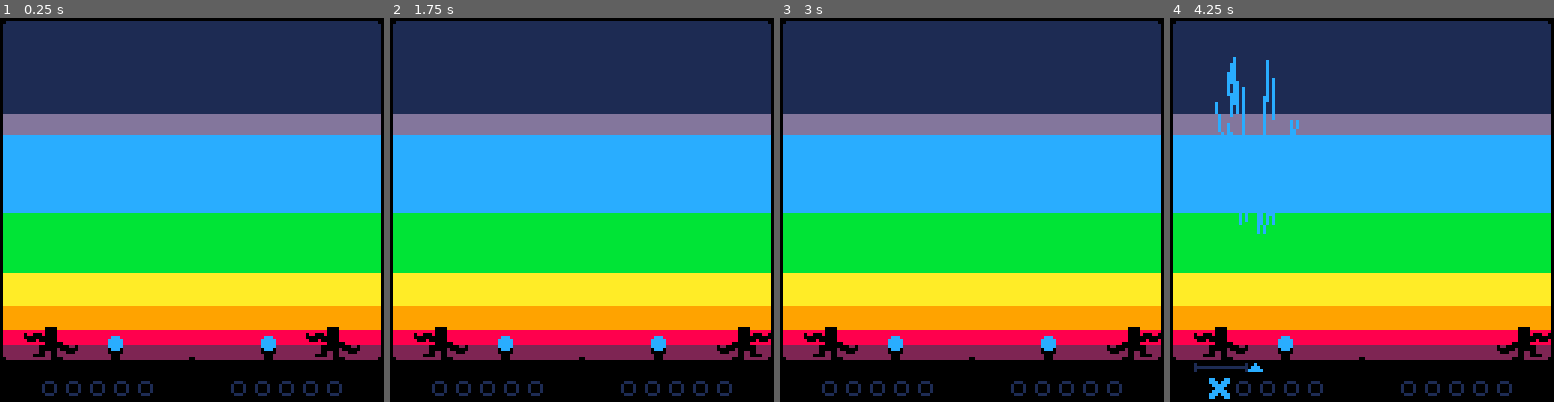
Above: before the commit, frames 1-4 (left to right).
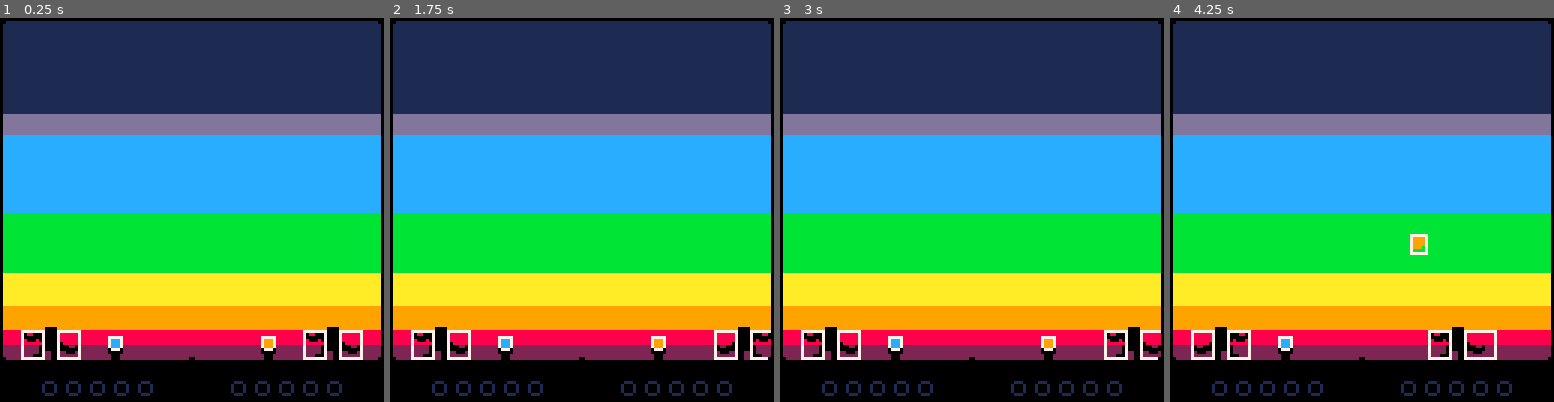
Above: after the commit, the same moments.

Repository: aylanonsense/juggle-panic
Game: PICO-8 cartridge cart-revised.p8
The game is run twice, just before and just after one commit, with the same random seed, the same clock (stepped at 60 frames per second) and the same inputs.
Inputs:
- Up to frame 1 (0.25 s): no input
- Up to frame 2 (1.75 s): tap X (X key) at 0.33, 1.07 s; tap O (Z key) at 0.7, 1.7 s; hold Right from 1.6 s (still down)
- Up to frame 3 (3 s): tap X (X key) at 1.85, 2.97 s; release Right at 2.1 s; tap O (Z key) at 2.1, 2.5, 2.9 s; hold Up 2.15-2.42 s; hold Right from 2.47 s (still down)
- Up to frame 4 (4.25 s): release Right at 3.03 s; hold Left 3.08-3.58 s; tap O (Z key) at 3.3, 3.7, 4.1 s; hold Down 3.63-3.97 s; hold Right from 4.02 s (still down); tap X (X key) at 4.08 s

The runs differ from the first frame. In frame 1, 1.0% of the frame differs, in the area x 5-95%, y 81-90%; in frame 2, 0.9%; in frame 3, 1.4%; in frame 4, 3.9%, in the area x 5-100%, y 10-100%.

Commit message:
Starting to add a concept of ball speed, fixing some throwing bugs, and fine-tuning hitboxes

Diff:
--- a/cart-revised.p8
+++ b/cart-revised.p8
@@ -51,6 +51,10 @@
 function noop() end
 
 local debug_mode=true
+local skip_rate=15
+local skip_rate_active=false
+local skip_frames
+
 local controllers={1,0}
 local catch_fudge=1
 local left_wall_x=1
@@ -77,6 +81,8 @@
 local screen_shake_frames
 local standstill_frames
 local occasional_ball_spawn_frames
+local next_occasional_ball_spawn
+local ball_speed_rating
 local entities
 local new_entities
 local jugglers
@@ -122,7 +128,14 @@
 			-- move horizontally when left/right buttons are pressed
 			self.move_x=ternary(buttons[controller][1],1,0)-
 				ternary(buttons[controller][0],1,0)
-			local move_speed=1+ternary(self.left_hand_ball,0,1)+ternary(self.right_hand_ball,0,1)
+			local move_speed
+			if self.left_hand_ball and self.right_hand_ball then
+				move_speed=1
+			elseif self.left_hand_ball or self.right_hand_ball then
+				move_speed=2
+			else
+				move_speed=4
+			end
 			self.vx=move_speed*self.move_x
 			-- don't move if forced to be stationary (during throws/catches)
 			if self.stationary_frames>0 then
@@ -140,7 +153,7 @@
 			end
 			-- throw balls
 			decrement_counter_prop(self,"throw_cooldown_frames")
-			if (buffered_button_presses[controller][4]>0 or buffered_button_presses[controller][5]>0) and self.throw_cooldown_frames<=0 then
+			if self.throw_cooldown_frames<=0  and (buffered_button_presses[controller][4]>0 or buffered_button_presses[controller][5]>0 or (debug_mode and (buttons[controller][4] or buttons[controller][5]))) then
 				buffered_button_presses[controller][4]=0
 				buffered_button_presses[controller][5]=0
 				local preferred_throw_hand=ternary(self.most_recent_catch_hand=="left","right","left")
@@ -161,16 +174,19 @@
 				local thrown_ball
 				if self.left_hand_ball and (preferred_throw_hand=="left" or not self.right_hand_ball) then
 					self.sprite_flipped=false
+					self:calc_sprite_num()
 					self:reposition_held_balls()
 					thrown_ball=self.left_hand_ball
 					self.left_hand_ball=nil
 				elseif self.right_hand_ball then
 					self.sprite_flipped=true
+					self:calc_sprite_num()
 					self:reposition_held_balls()
 					thrown_ball=self.right_hand_ball
 					self.right_hand_ball=nil
 				end
 				if thrown_ball then
+					-- figure out throw distance
 					local throw_dist=63
 					local ball_center=thrown_ball.x+thrown_ball.width/2
 					local landing_x=ball_center+self.throw_dir*throw_dist
@@ -181,7 +197,14 @@
 					if landing_x==mid(midpoint_x,landing_x,midpoint_x+4) then
 						throw_dist=self.throw_dir*(midpoint_x+4-ball_center)
 					end
-					thrown_ball:throw(self.throw_dir*throw_dist,80,20)
+					-- figure out throw duration
+					local throw_dur=mid(6,flr(150/(1+ball_speed_rating/3)),100)
+					-- figure out throw height
+					local throw_height=77
+					-- throw the ball!
+					thrown_ball:throw(self.throw_dir*throw_dist,throw_height,throw_dur)
+					-- balls travel faster and faster
+					ball_speed_rating+=1
 				end
 			end
 			-- catch balls
@@ -196,9 +219,9 @@
 							ball.spawner.held_ball=nil
 							ball.spawner=nil
 							ball.is_held_by_spawner=false
+							self.stationary_frames=max(1,self.stationary_frames)
+						else
 							self.stationary_frames=max(2,self.stationary_frames)
-						else
-							self.stationary_frames=max(3,self.stationary_frames)
 						end
 						self.anim_frames=20
 						self.anim="catch"
@@ -233,6 +256,43 @@
 				self.anim=nil
 				self.sprite_flipped=not self.sprite_flipped
 			end
+			self:calc_sprite_num()
+			if not self.anim then
+				increment_counter_prop(self,"wiggle_frames")
+				local wiggle_dur
+				if self.move_x==0 then
+					wiggle_dur=20
+				elseif self.left_hand_ball and self.right_hand_ball then
+					wiggle_dur=12
+				elseif self.left_hand_ball or self.right_hand_ball then
+					wiggle_dur=6
+				else
+					wiggle_dur=3
+				end
+				if self.wiggle_frames>wiggle_dur then
+					self.sprite_flipped=not self.sprite_flipped
+					self.wiggle_frames=0
+				end
+			end
+			-- reposition any held balls
+			self:reposition_held_balls()
+		end,
+		draw=function(self)
+			-- self:draw_outline(14)
+			pal(7,0)
+			draw_sprite(0,8+14*self.sprite_num,18,14,self.x,self.y-3,self.sprite_flipped)
+			-- draw hitboxes
+			if debug_mode then
+				pal()
+				if self.left_hand_hitbox then
+					rect(self.left_hand_hitbox.x+0.5,self.left_hand_hitbox.y+0.5,self.left_hand_hitbox.x+self.left_hand_hitbox.width-0.5,self.left_hand_hitbox.y+self.left_hand_hitbox.height-0.5,7)
+				end
+				if self.right_hand_hitbox then
+					rect(self.right_hand_hitbox.x+0.5,self.right_hand_hitbox.y+0.5,self.right_hand_hitbox.x+self.right_hand_hitbox.width-0.5,self.right_hand_hitbox.y+self.right_hand_hitbox.height-0.5,7)
+				end
+			end
+		end,
+		calc_sprite_num=function(self)
 			if self.anim=="catch" then
 				self.sprite_num=2
 			elseif self.anim=="throw" then
@@ -240,28 +300,6 @@
 			else
 				self.sprite_num=0
 			end
-			if not self.anim then
-				increment_counter_prop(self,"wiggle_frames")
-				if self.wiggle_frames>ternary(self.move_x==0,20,4) then
-					self.sprite_flipped=not self.sprite_flipped
-					self.wiggle_frames=0
-				end
-			end
-			-- reposition any held balls
-			self:reposition_held_balls()
-		end,
-		draw=function(self)
-			-- self:draw_outline(14)
-			pal(7,0)
-			draw_sprite(0,8+14*self.sprite_num,18,14,self.x,self.y-3,self.sprite_flipped)
-			-- draw hitboxes
-			-- pal()
-			-- if self.left_hand_hitbox then
-			-- 	rect(self.left_hand_hitbox.x+0.5,self.left_hand_hitbox.y+0.5,self.left_hand_hitbox.x+self.left_hand_hitbox.width-0.5,self.left_hand_hitbox.y+self.left_hand_hitbox.height-0.5,7)
-			-- end
-			-- if self.right_hand_hitbox then
-			-- 	rect(self.right_hand_hitbox.x+0.5,self.right_hand_hitbox.y+0.5,self.right_hand_hitbox.x+self.right_hand_hitbox.width-0.5,self.right_hand_hitbox.y+self.right_hand_hitbox.height-0.5,7)
-			-- end
 		end,
 		calc_hand_hitboxes=function(self)
 			if self.left_hand_ball then
@@ -270,7 +308,7 @@
 				self.left_hand_hitbox={
 					x=self.x,
 					y=self.y+1,
-					width=6,
+					width=7,
 					height=self.height-1
 				}
 				if self.vx<0 then
@@ -292,9 +330,9 @@
 				self.right_hand_hitbox=nil
 			else
 				self.right_hand_hitbox={
-					x=self.x+self.width-6,
+					x=self.x+self.width-7,
 					y=self.y+1,
-					width=6,
+					width=7,
 					height=self.height-1
 				}
 				if self.vx>0 then
@@ -319,7 +357,7 @@
 			if self.sprite_num==2 then
 				lx,ly,rx,ry=7,2,7,8
 			elseif self.sprite_num==1 then
-				lx,ly,rx,ry=7,1,7,7
+				lx,ly,rx,ry=7,4,7,7
 			else
 				lx,ly,rx,ry=7,3,7,7
 			end
@@ -445,17 +483,28 @@
 			-- balls that hit the ground die
 			if not self.is_held_by_juggler and not self.is_held_by_spawner and self.y>=ground_y-self.height then
 				self:die()
-				spawn_entity("ball_sparks",self.x,nil,{color=self.color})
 				shake_screen(10)
 				local player_num=ternary(self.x+self.width/2<midpoint_x,1,2)
 				jugglers[player_num].score_track:add_mark(self.color)
 				local juggler=jugglers[player_num]
 				juggler.icon:show(juggler)
-				local ball_icon=spawn_entity("ball_icon",self.x,ground_y,{color=self.color})
+				-- fudge the number of where the ball landed, to help convince the player they missed it
+				-- shhhh don't tell, it's for the best! ;)
+				local landing_x=self.x-self.vx
+				if self.x+self.width/2<juggler.x+juggler.width/2 then
+					landing_x=max(landing_x-3,left_wall_x)
+				else
+					landing_x=min(landing_x+3,right_wall_x-self.width)
+				end
+				-- spawn an icon and an explosion of sparks where the ball landed
+				local ball_icon=spawn_entity("ball_icon",landing_x,ground_y,{color=self.color})
+				spawn_entity("ball_sparks",landing_x,nil,{color=self.color})
 				if #juggler.score_track.marks>=5 then
 					change_scene("game-end")
 				end
 			end
+			-- recalculate hurtboxes again
+			self:calc_hurtbox()
 		end,
 		draw=function(self)
 			-- each ball has a color
@@ -524,6 +573,11 @@
 					draw_sprite(sx,sy,sw,sh,x,y,flip_horizontal,flip_vertical)
 				end
 			end
+			-- draw the hurtbox
+			if debug_mode and self.hurtbox then
+				pal()
+				rect(self.hurtbox.x+0.5,self.hurtbox.y+0.5,self.hurtbox.x+self.hurtbox.width-0.5,self.hurtbox.y+self.hurtbox.height-0.5,7)
+			end
 		end,
 		throw=function(self,distance,height,duration)
 			self.is_held_by_juggler=false
@@ -578,22 +632,24 @@
 		init=function(self)
 			self.particles={}
 			local i
-			for i=1,30 do
+			for i=1,50 do
 				local x,y=self.x+self.width/2,self.y+self.height
-				local speed=0.8+1*rnd()
+				local speed=0.2+3*rnd()*rnd()
 				add(self.particles,{
 					x=x,
 					y=y,
 					prev_x=x,
 					prev_y=y,
-					vx=(rnd(3)-1.5)*speed,
-					vy=-9*speed
+					vx=(rnd(1.2)+rnd(1.2)-1.2)*speed,
+					vy=-7*speed,
+					visibile_frames=rnd_int(5,40)
 				})
 			end
 		end,
 		update=function(self)
 			foreach(self.particles,function(particle)
-				particle.vy+=0.2
+				particle.vy*=0.95
+				particle.vx*=0.95
 				particle.prev_x=particle.x
 				particle.prev_y=particle.y
 				particle.x+=particle.vx
@@ -602,8 +658,9 @@
 		end,
 		draw=function(self)
 			foreach(self.particles,function(particle)
-				-- pset(particle.x,particle.y,1)
-				line(particle.prev_x+0.5,particle.prev_y+0.5,particle.x+0.5,particle.y+0.5,self.color)
+				if self.frames_alive<particle.visibile_frames then
+					line(particle.prev_x+0.5,particle.prev_y+0.5,particle.x+0.5,particle.y+0.5,self.color)
+				end
 			end)
 		end
 	},
@@ -919,9 +976,12 @@
 	buffered_button_presses={}
 	-- initialize game vars
 	game_frame=0
+	skip_frames=0
 	screen_shake_frames=0
 	standstill_frames=0
 	occasional_ball_spawn_frames=0
+	next_occasional_ball_spawn=1
+	ball_speed_rating=1
 	-- initialize entity vars
 	entities={}
 	new_entities={}
@@ -940,7 +1000,6 @@
 	end
 end
 
--- local skip_frames=0
 function _update()
 	-- keep track of inputs (because btnp repeats presses)
 	local p
@@ -963,7 +1022,18 @@
 			end
 		end
 	end
-	-- skip_frames+=1
+	-- in debug mode, press down to slow down the game
+	if debug_mode then
+		if button_presses[controllers[1]][3] or button_presses[controllers[2]][3] then
+			skip_rate_active=not skip_rate_active
+		end
+	end
+	if skip_rate_active then
+		skip_frames=increment_counter(skip_frames)
+		if skip_frames%skip_rate>0 then
+			return
+		end
+	end
 	-- if skip_frames%15>0 then return end
 	game_frame=increment_counter(game_frame)
 	screen_shake_frames=decrement_counter(screen_shake_frames)
@@ -992,8 +1062,11 @@
 		-- spawn a ball every now and then to make things interesting
 		occasional_ball_spawn_frames=decrement_counter(occasional_ball_spawn_frames)
 		if occasional_ball_spawn_frames<=0 then
-			local player_num=rnd_int(1,2)
-			jugglers[player_num].spawner:spawn_ball()
+			if jugglers[next_occasional_ball_spawn].spawner:spawn_ball() then
+				next_occasional_ball_spawn=3-next_occasional_ball_spawn
+			else
+				jugglers[3-next_occasional_ball_spawn].spawner:spawn_ball()
+			end
 		end
 	end
 	-- sort entities for updating
@@ -1090,6 +1163,7 @@
 	end
 	-- and then do stuff based on the scene
 	if scene=="title->game" then
+		ball_speed_rating=1
 		spawn_entity("juggler",8,ground_y-entity_classes.juggler.height,{
 			player_num=1,
 			min_x=left_wall_x,
@@ -1111,6 +1185,7 @@
 	elseif scene=="game" then
 		standstill_frames=220
 		occasional_ball_spawn_frames=440
+		next_occasional_ball_spawn=rnd_int(1,2)
 	elseif scene=="game-end" then
 		spawn_entity("game_over_text_geysers")
 	end
